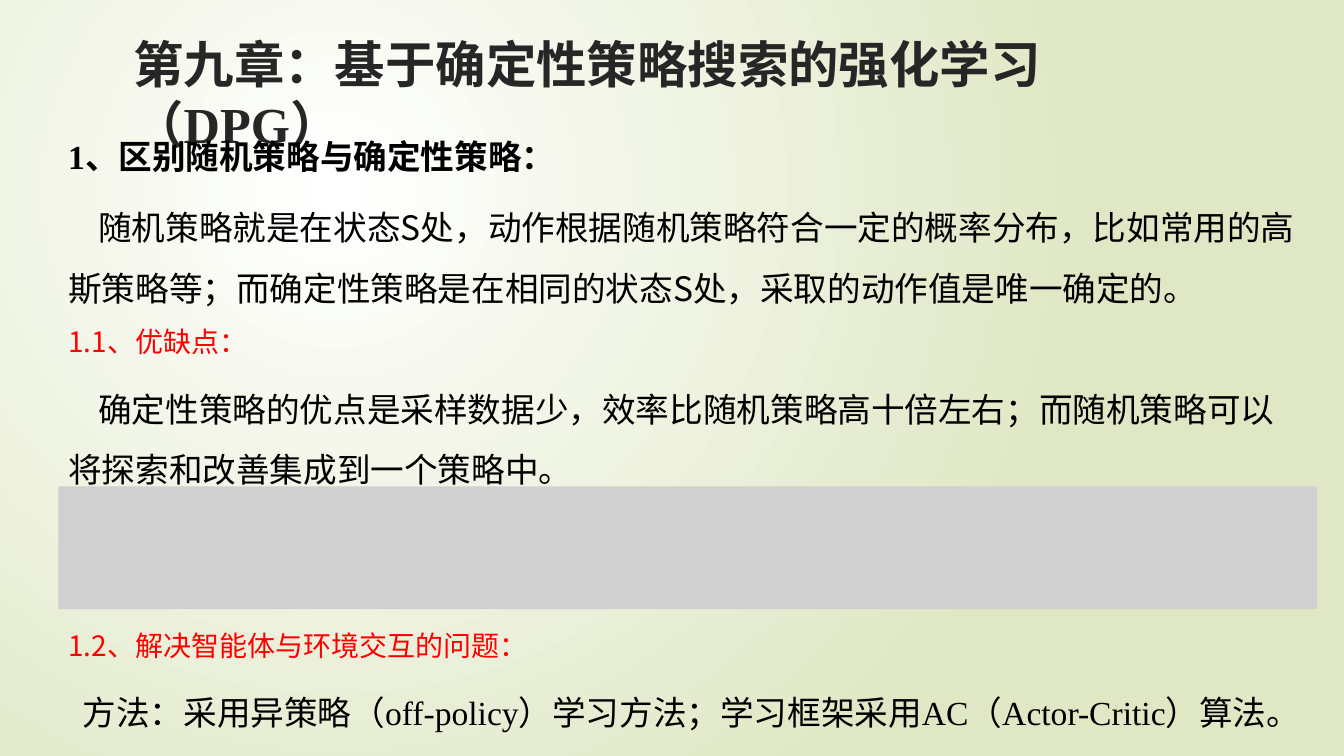
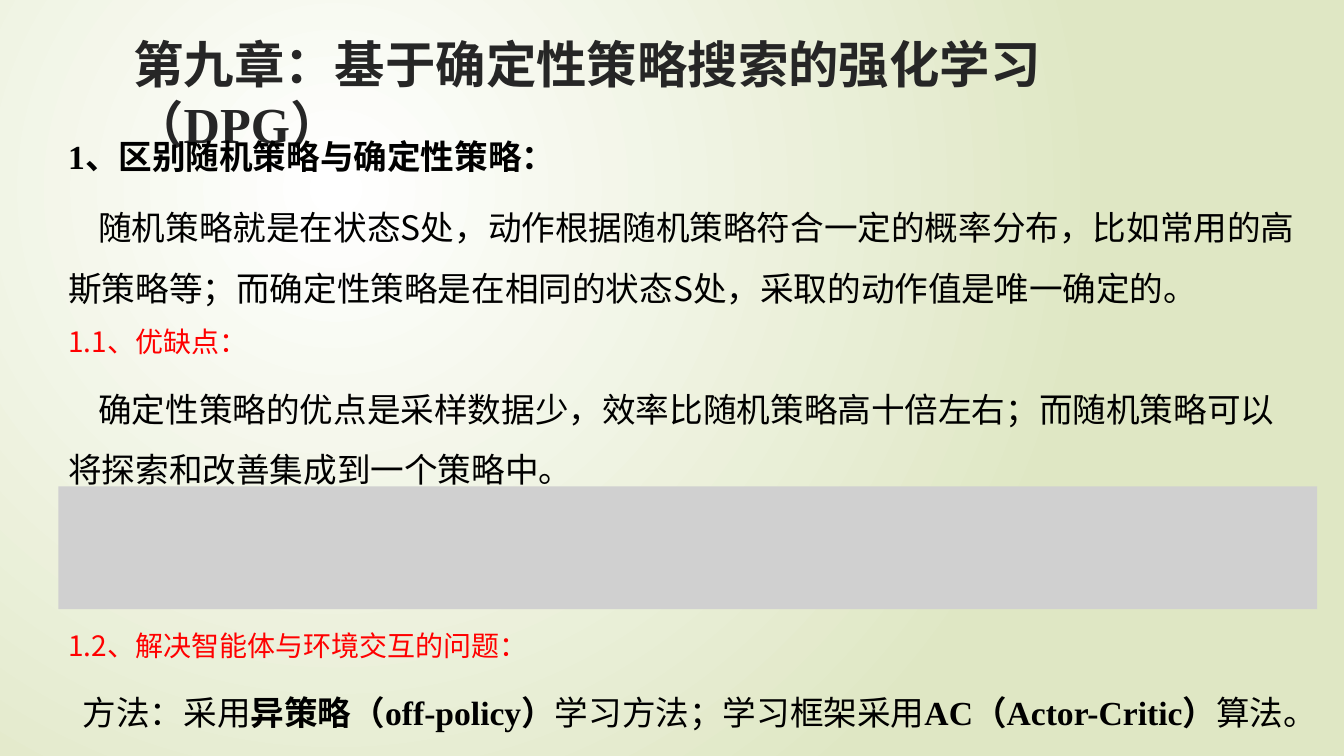
Before and after one commit to zgqzhangguoqi/RL-Flies, a slide deck: slide 48 of 强化学习PPT/强化学习原理入门(4~9章).pptx. Drawn at 1344x756 pixels with LibreOffice and Linux fonts; fonts in the diff are those of the drawing; grey boxes stand for pictures. Boxes give left, top, right and bottom in pixels: in the first picture for what was removed or moved away, otherwise in the second. Text is boxed around its words. In the diff, an @@ line names an element or a change of style, - is before the commit and + after.

```diff
--- a/强化学习PPT/强化学习原理入门(4~9章).pptx
+++ b/强化学习PPT/强化学习原理入门(4~9章).pptx
@@ text "方法：采用异策略（off-policy）学习方法；学习框架采用AC（Actor-Critic）算法。" at bbox=[83, 696, 1317, 733]: bold on in "方法：采用异策略（off-policy）学习方法；学习框架采用AC（Actor-Critic）算法。" @@
```
Also in this commit, not shown: 6 other slides changed, 4 slides added, 1 slide removed.
